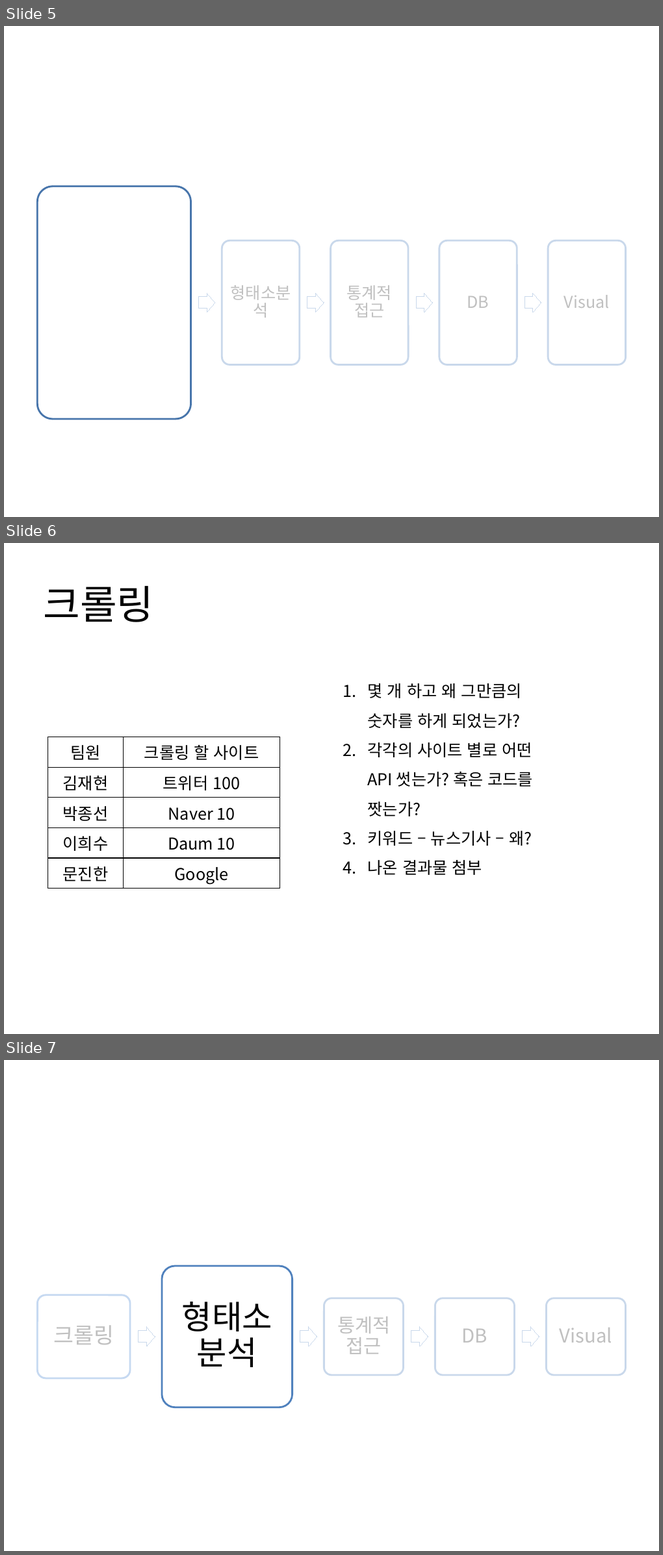
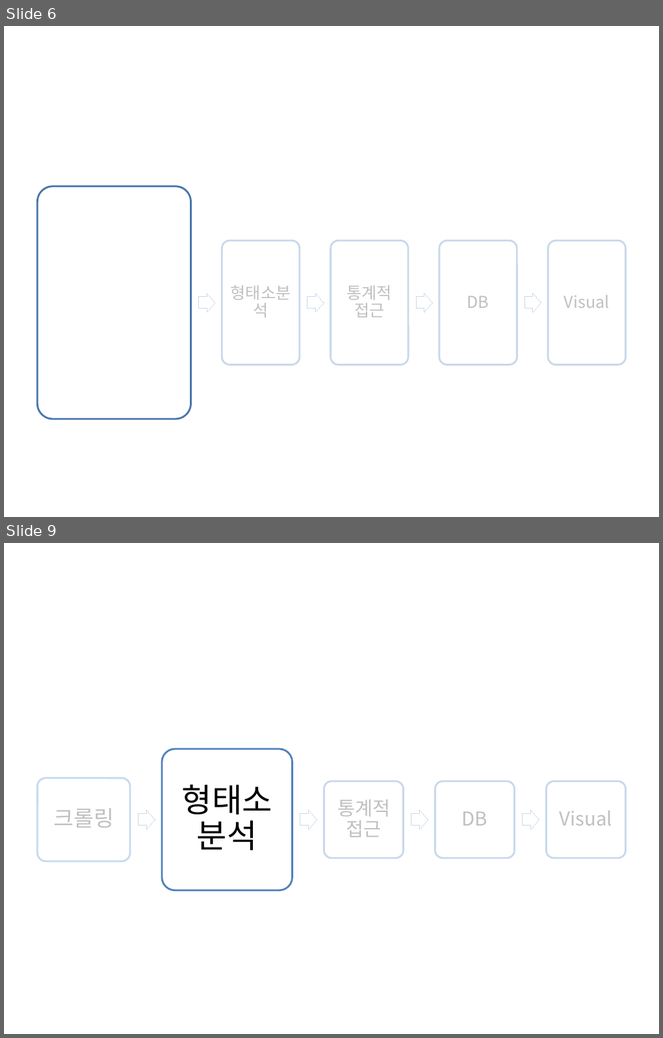
Before and after one commit to HaYongdae/issuewhatshow, a slide deck: doc/최종 PPT.pptx. Shown one above the other, each under a label of ours: slides 5, 6 and 7 before the commit, slides 6 and 9 after it; the slides between them are not shown. The pictures are 663x1555 and 663x1038 pixels, drawn with LibreOffice and Linux fonts; fonts in the diff are those of the drawing. Boxes give left, top, right and bottom in pixels: in the first picture for what was removed or moved away, otherwise in the second. Text is boxed around its words. In the diff, an @@ line names an element or a change of style, - is before the commit and + after.

```diff
--- a/doc/최종 PPT.pptx
+++ b/doc/최종 PPT.pptx
@@ slide 6 removed at bbox=[4, 543, 659, 1034], background #FFFFFF @@
@@ title removed at bbox=[43, 586, 154, 622] @@
-크롤링
@@ text removed at bbox=[368, 683, 534, 875] @@
-1. 몇 개 하고 왜 그만큼의 숫자를 하게 되었는가?
-2. 각각의 사이트 별로 어떤 API 썻는가? 혹은 코드를 짯는가?
-3. 키워드 – 뉴스기사 – 왜?
-4. 나온 결과물 첨부
@@ table removed at bbox=[48, 737, 280, 887], 5 rows, 2 columns @@
-팀원 | 크롤링 할 사이트
-김재현 | 트위터 100
-박종선 | Naver 10
-이희수 | Daum 10
-문진한 | Google
@@ what was slide 5 is now slide 6 @@
@@ what was slide 7 is now slide 9 @@
```
Also in this commit, not shown: 4 slides changed, 16 slides added, 2 other slides removed.
